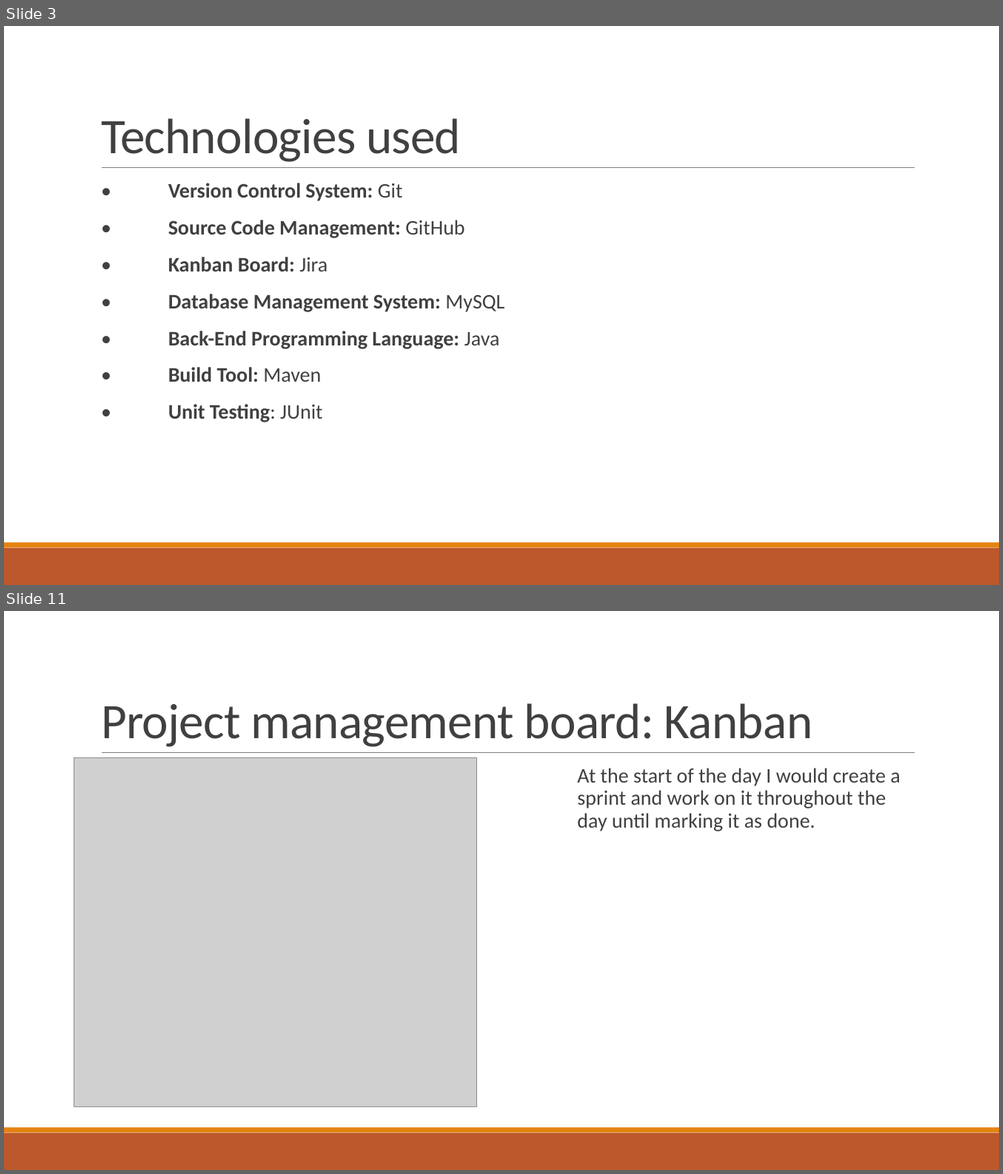
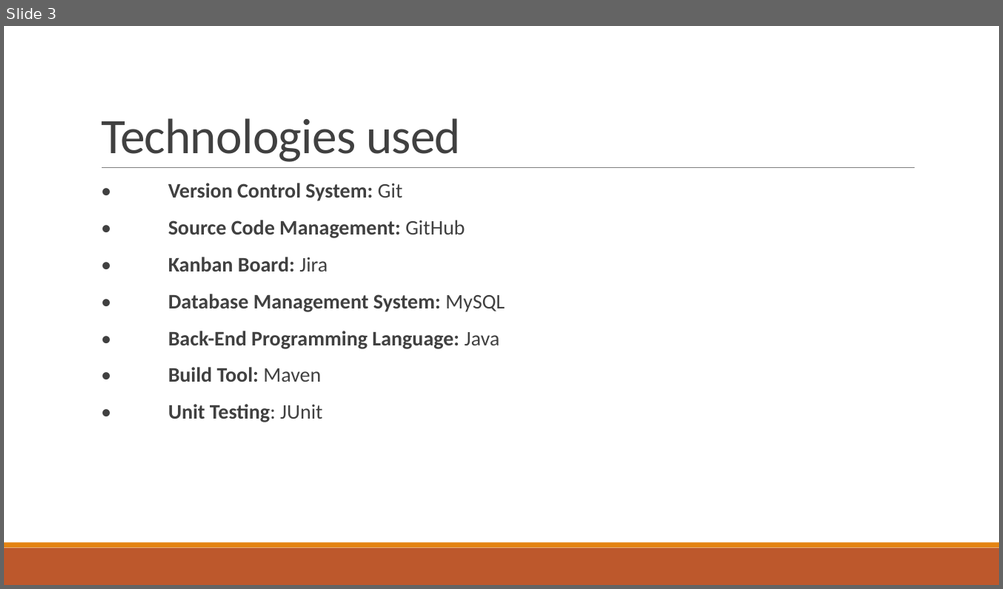
Before and after one commit to ayub96/Project-Inventory-Management-System, a slide deck: Documentation/IMS Project presentation.pptx. Shown one above the other, each under a label of ours: slides 3 and 11 before the commit, slide 3 after it; the slides between them are not shown. The pictures are 1003x1174 and 1003x589 pixels, drawn with LibreOffice and Linux fonts; fonts in the diff are those of the drawing; grey boxes stand for pictures. Boxes give left, top, right and bottom in pixels: in the first picture for what was removed or moved away, otherwise in the second. Text is boxed around its words. In the diff, an @@ line names an element or a change of style, - is before the commit and + after.

```diff
--- a/Documentation/IMS Project presentation.pptx
+++ b/Documentation/IMS Project presentation.pptx
@@ slide 11 removed at (4,611,999,1170), background #FFFFFF; not listed: 3 template elements that a slide beside it also shows @@
@@ title removed at (101,703,812,747) @@
-Project management board: Kanban
@@ picture removed at (74,758,476,1106) @@
@@ text removed at (577,768,899,832) @@
-  At the start of the day I would create a sprint and work on it throughout the day until marking it as done.
```
Also in this commit, not shown: 14 slides changed, 7 slides added, 5 other slides removed, 10 other files.
